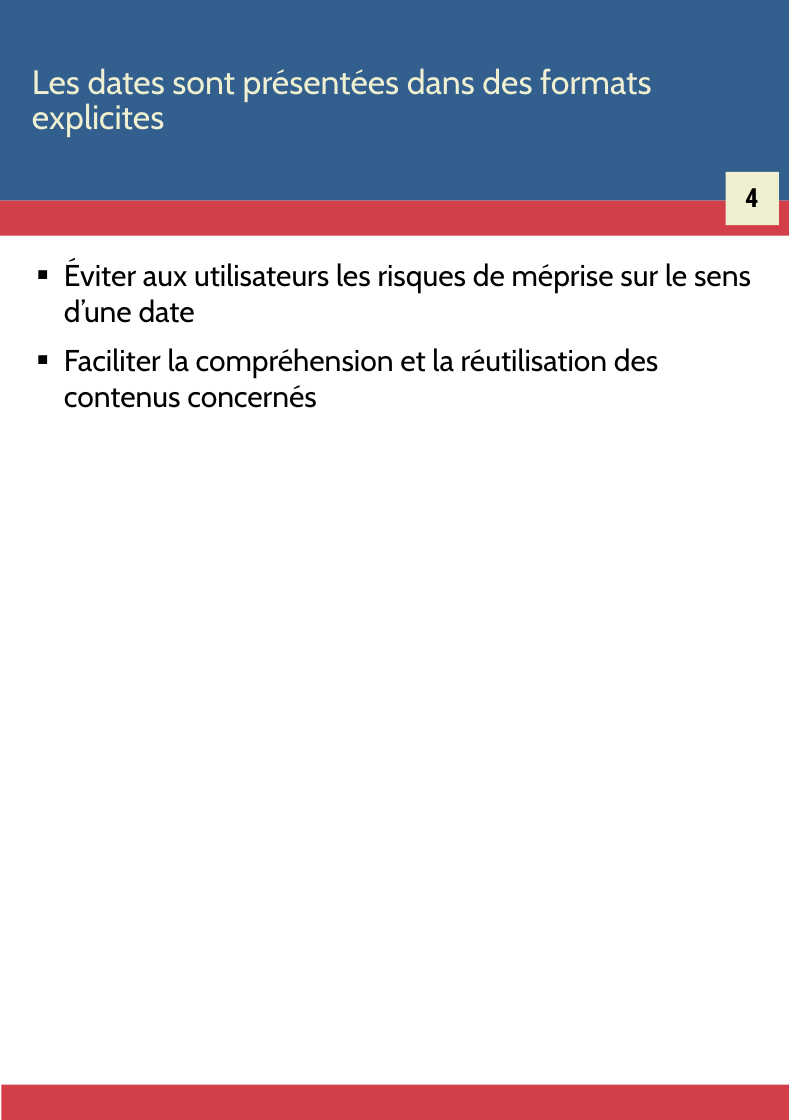
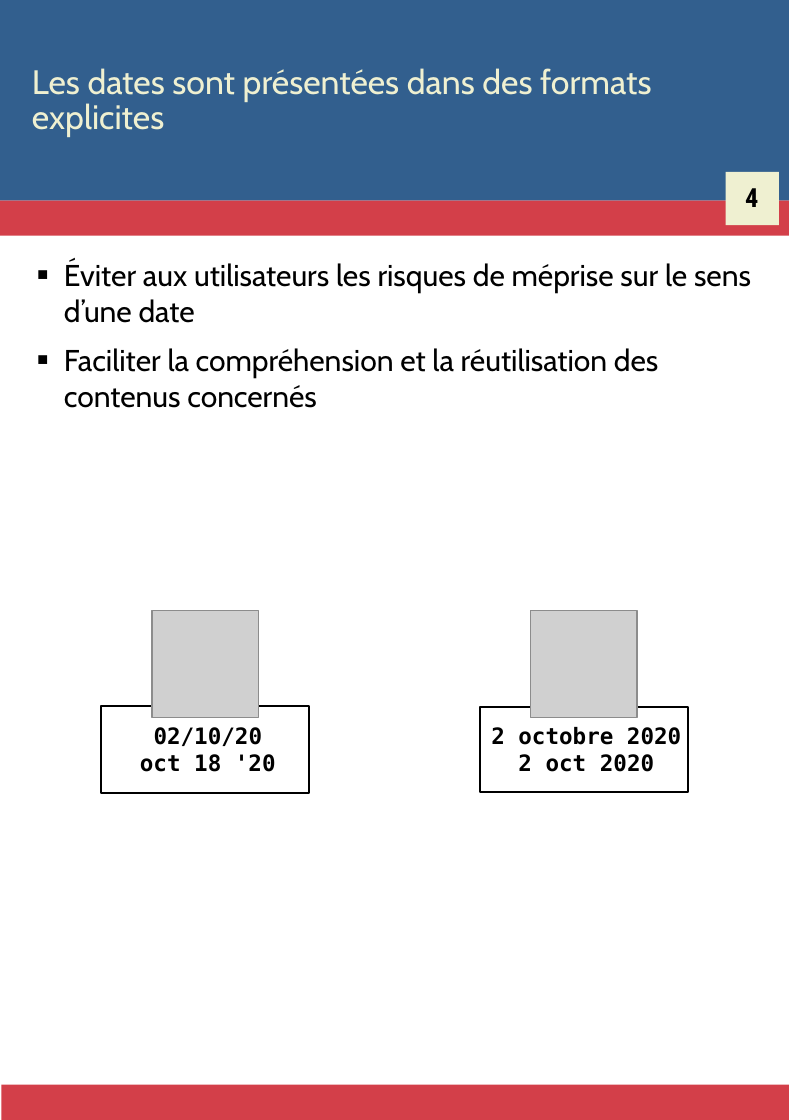
Before and after one commit to Zigazou/bonnes-pratiques-illustrees, a slide deck: slide 7 of bonnes-pratiques.odp. Drawn at 789x1120 pixels with LibreOffice and Linux fonts; fonts in the diff are those of the drawing; grey boxes stand for pictures. Boxes give left, top, right and bottom in pixels: in the first picture for what was removed or moved away, otherwise in the second. Text is boxed around its words. In the diff, an @@ line names an element or a change of style, - is before the commit and + after.

```diff
--- a/bonnes-pratiques.odp
+++ b/bonnes-pratiques.odp
@@ group added at (102, 610, 687, 793): 2 rectangles, 2 pictures @@
+02/10/20
+oct 18 '20
+2 octobre 2020
+2 oct 2020
```
Also in this commit, not shown: 2 slides added, 9 other files.
